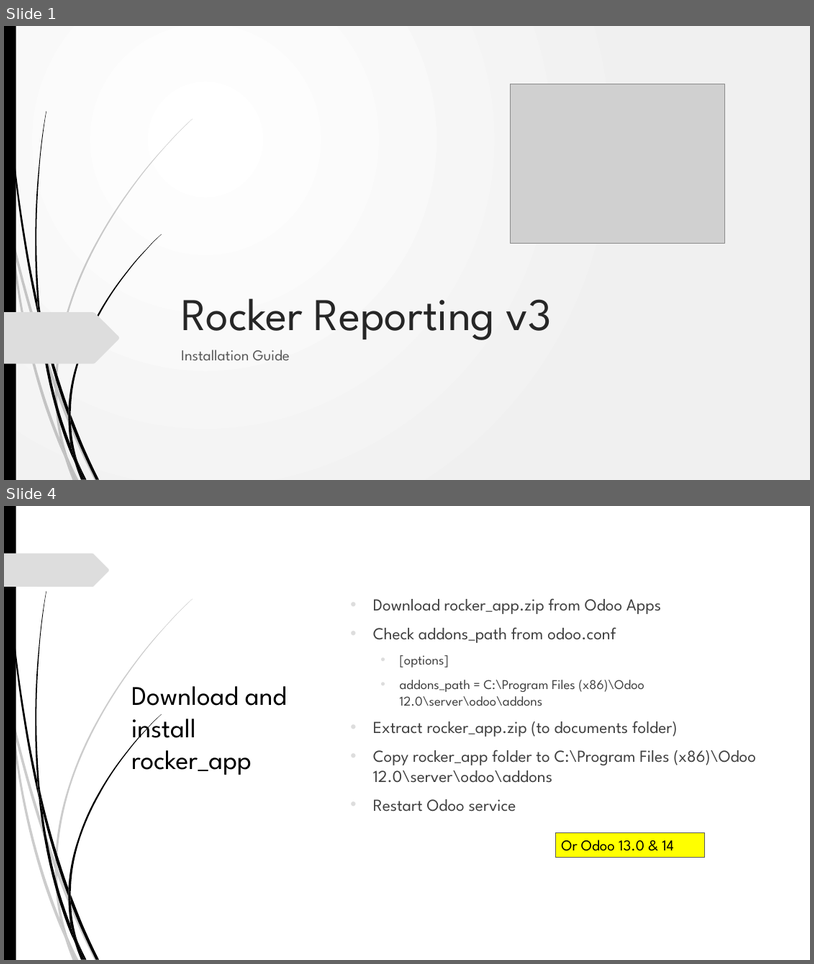
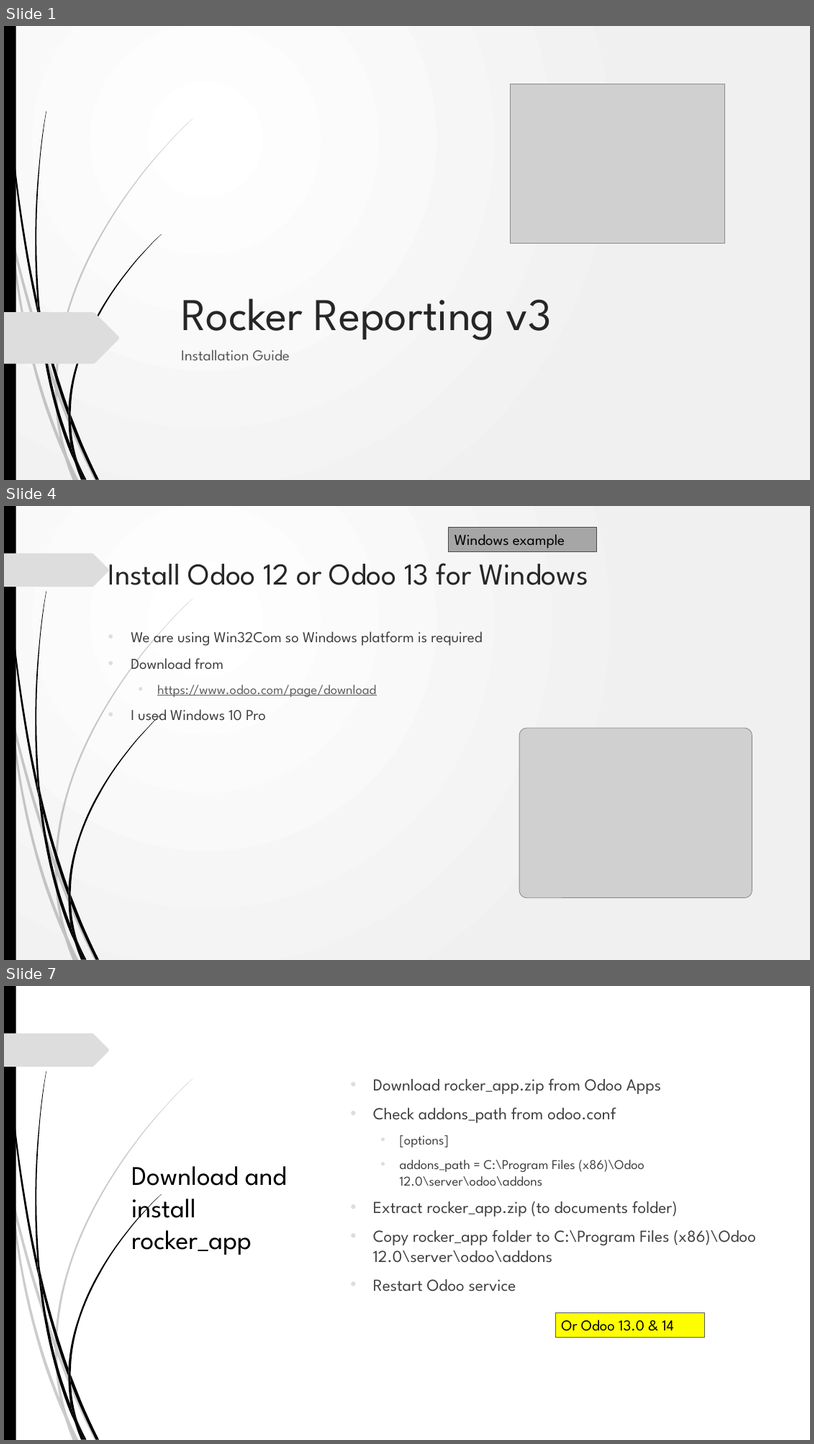
Before and after one commit to akarki58/Rocker_app_linux, a slide deck: rocker_app/static/description/Rocker_install.pptx. Shown one above the other, each under a label of ours: slides 1 and 4 before the commit, slides 1, 4 and 7 after it; the slides between them are not shown. The pictures are 814x964 and 814x1444 pixels, drawn with LibreOffice and Linux fonts; fonts in the diff are those of the drawing; grey boxes stand for pictures; background and template pictures are left out. Boxes give left, top, right and bottom in pixels: in the first picture for what was removed or moved away, otherwise in the second. Text is boxed around its words. In the diff, an @@ line names an element or a change of style, - is before the commit and + after.

```diff
--- a/rocker_app/static/description/Rocker_install.pptx
+++ b/rocker_app/static/description/Rocker_install.pptx
@@ slide 4 added at <box>4,506,810,960</box>, background gradient #FFFFFF to #F1F1F1; not listed: 24 template elements that a slide beside it also shows @@
@@ rectangle added at <box>449,527,597,551</box>, fill #A7A7A7, outline #4A4A4A 0.75 pt, 18 pt, text #000000 @@
+Windows example
@@ title added at <box>108,563,589,585</box>, 36 pt, text #262626 @@
+Install Odoo 12 or Odoo 13 for Windows
@@ text added at <box>131,629,482,724</box>, 18 pt, text #404040 @@
+• We are using Win32Com so Windows platform is required
+• Download from
+  • https://www.odoo.com/page/download
+• I used Windows 10 Pro
@@ picture added at <box>520,728,753,898</box> @@
@@ what was slide 4 is now slide 7 @@
```
Also in this commit, not shown: 3 slides changed, 6 other slides added, 5 other files.
